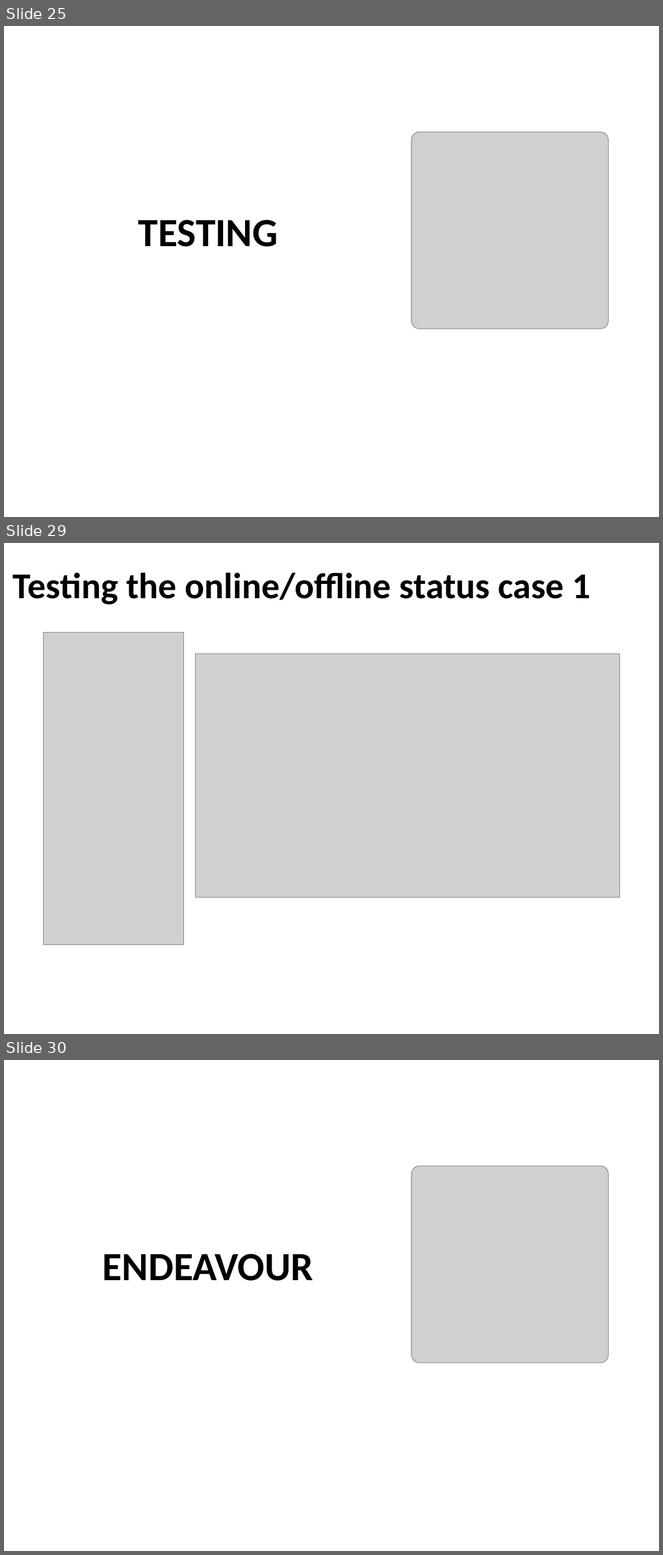
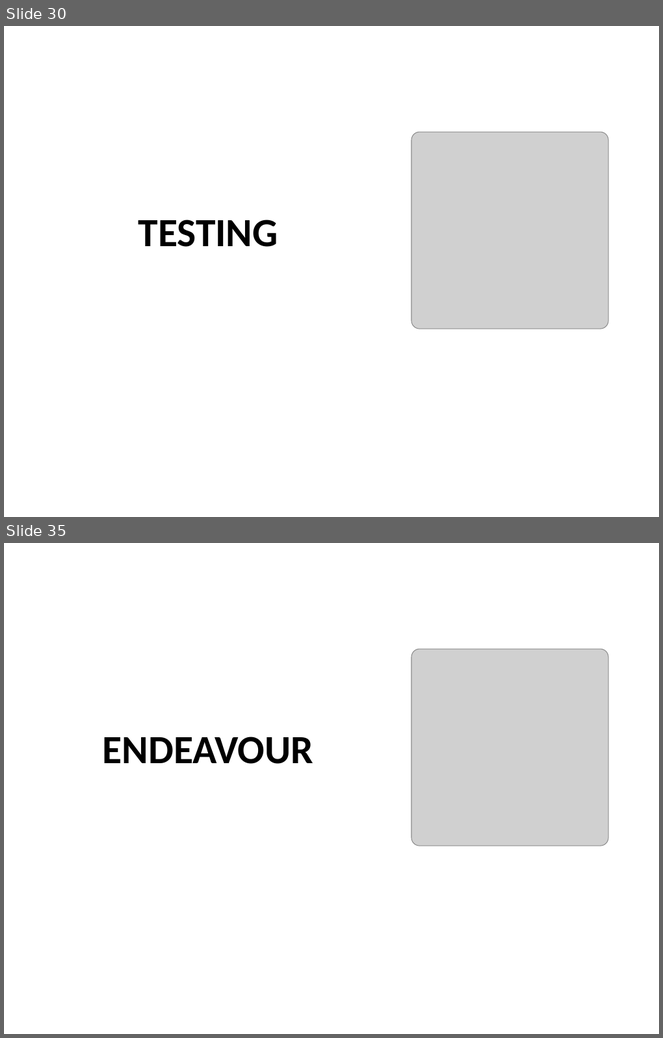
Before and after one commit to HAMZAZAWARI2/selfdm_, a slide deck: Fyp_presentation_part_01.pptx. Shown one above the other, each under a label of ours: slides 25, 29 and 30 before the commit, slides 30 and 35 after it; the slides between them are not shown. The pictures are 663x1555 and 663x1038 pixels, drawn with LibreOffice and Linux fonts; fonts in the diff are those of the drawing; grey boxes stand for pictures; background and template pictures are left out. Boxes give left, top, right and bottom in pixels: in the first picture for what was removed or moved away, otherwise in the second. Text is boxed around its words. In the diff, an @@ line names an element or a change of style, - is before the commit and + after.

```diff
--- a/Fyp_presentation_part_01.pptx
+++ b/Fyp_presentation_part_01.pptx
@@ slide 29 removed at (4, 543, 659, 1034), background picture (left out) @@
@@ title removed at (13, 572, 590, 605) @@
-Testing the online/offline status case 1
@@ picture removed at (43, 632, 184, 945) @@
@@ picture removed at (196, 653, 621, 897) @@
@@ what was slide 25 is now slide 30 @@
@@ what was slide 30 is now slide 35 @@
```
Also in this commit, not shown: 7 slides changed, 10 slides added, 6 other slides removed.
